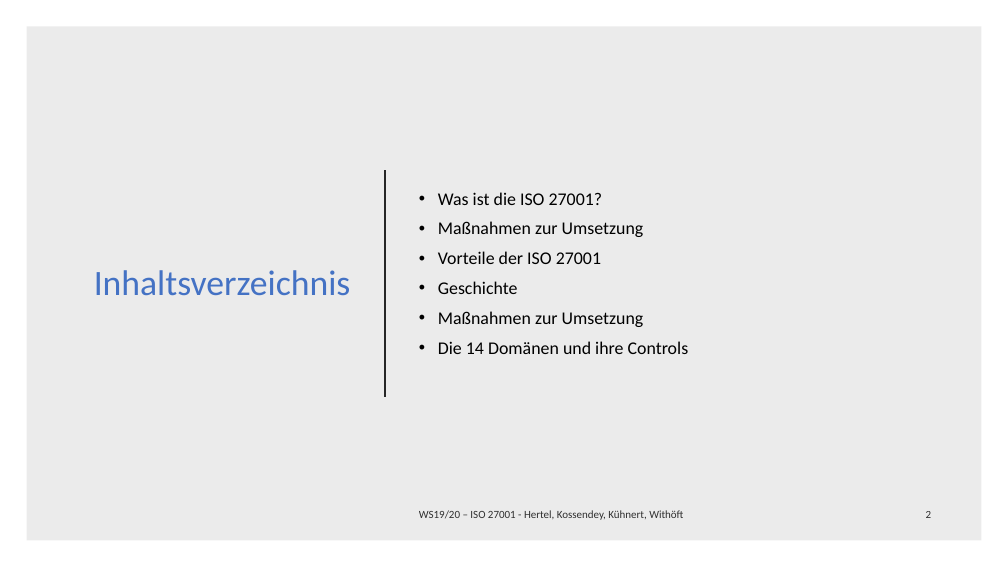
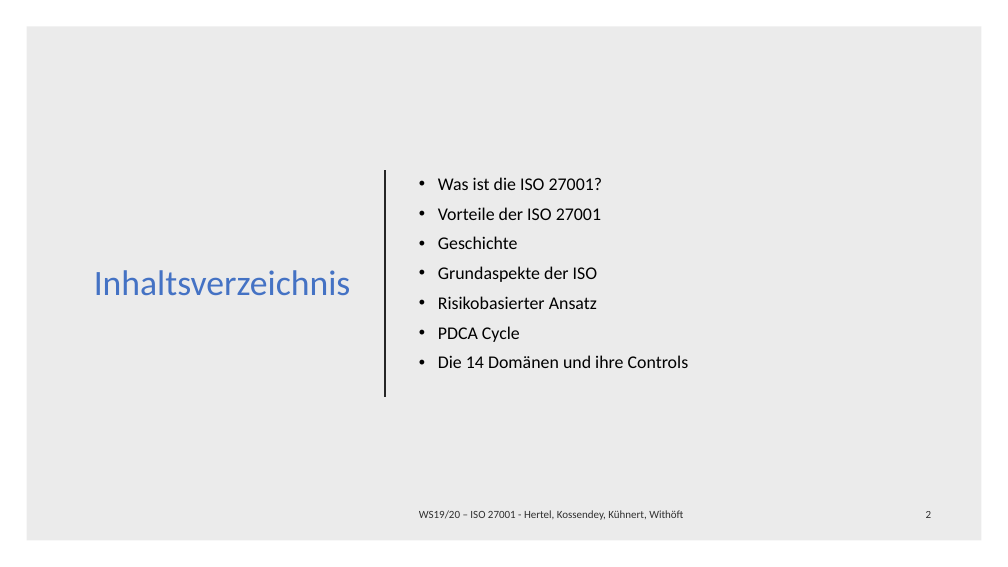
Before and after one commit to mwithoeft/SicherheitUndZuverlaessigkeit, a slide deck: slide 2 of merged.pptx. Drawn at 1008x567 pixels with LibreOffice and Linux fonts; fonts in the diff are those of the drawing. Boxes give left, top, right and bottom in pixels: in the first picture for what was removed or moved away, otherwise in the second. Text is boxed around its words. In the diff, an @@ line names an element or a change of style, - is before the commit and + after.

Commit message:
Changed stuff

```diff
--- a/merged.pptx
+++ b/merged.pptx
@@ text at (438, 221, 644, 237): paragraph removed @@
-• Maßnahmen zur Umsetzung
@@ text at (438, 266, 598, 342): text changed @@
-• Maßnahmen zur Umsetzung
+• Grundaspekte der ISO
+• Risikobasierter Ansatz
+• PDCA Cycle
```
Also in this commit, not shown: 1 other slide changed, 8 slides added.
